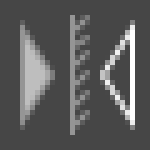
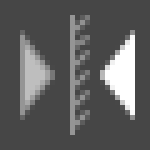
Revision of a layered 150 × 150 image; what changed, layer by layer:
added layer "selected" above "unselected" over [100, 30, 135, 120]
renamed "Shape 1 copy" to "unselected", hid it, painted on it over [100, 20, 135, 130]
painted on "Shape 1" over [20, 20, 55, 130]
